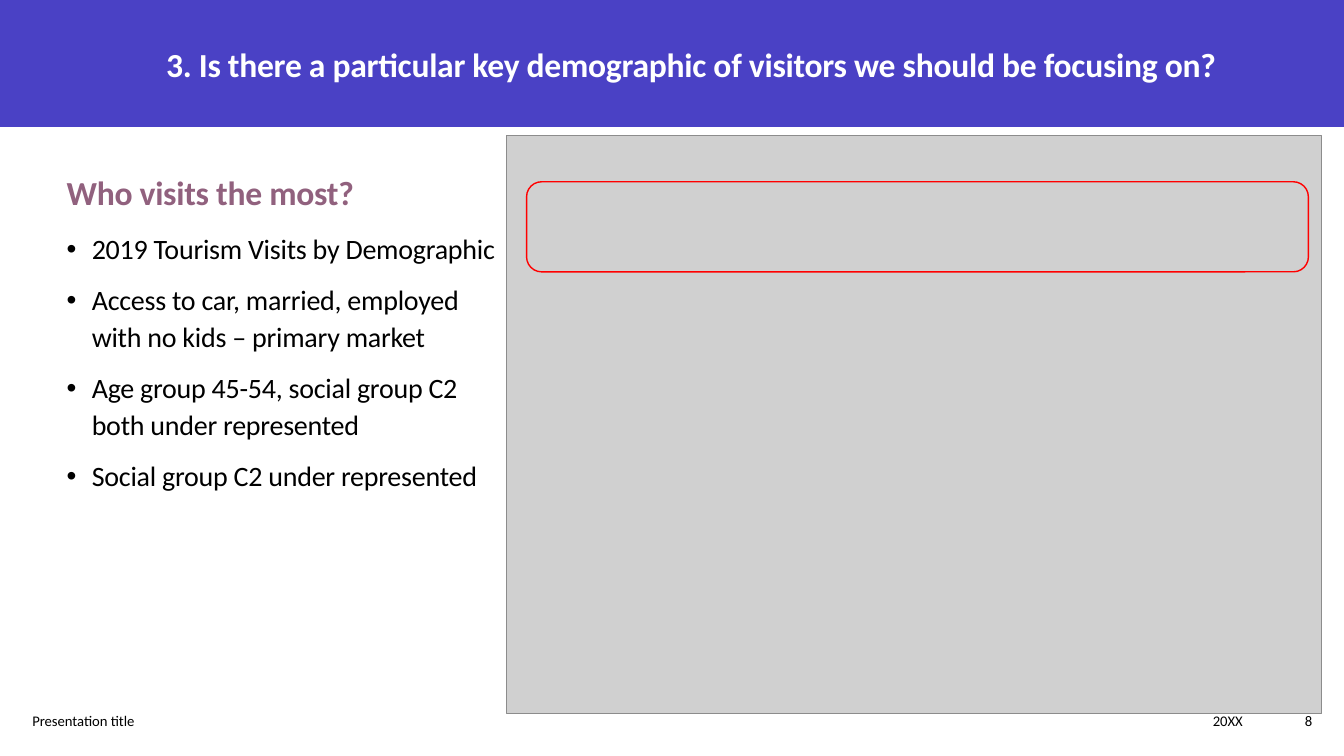
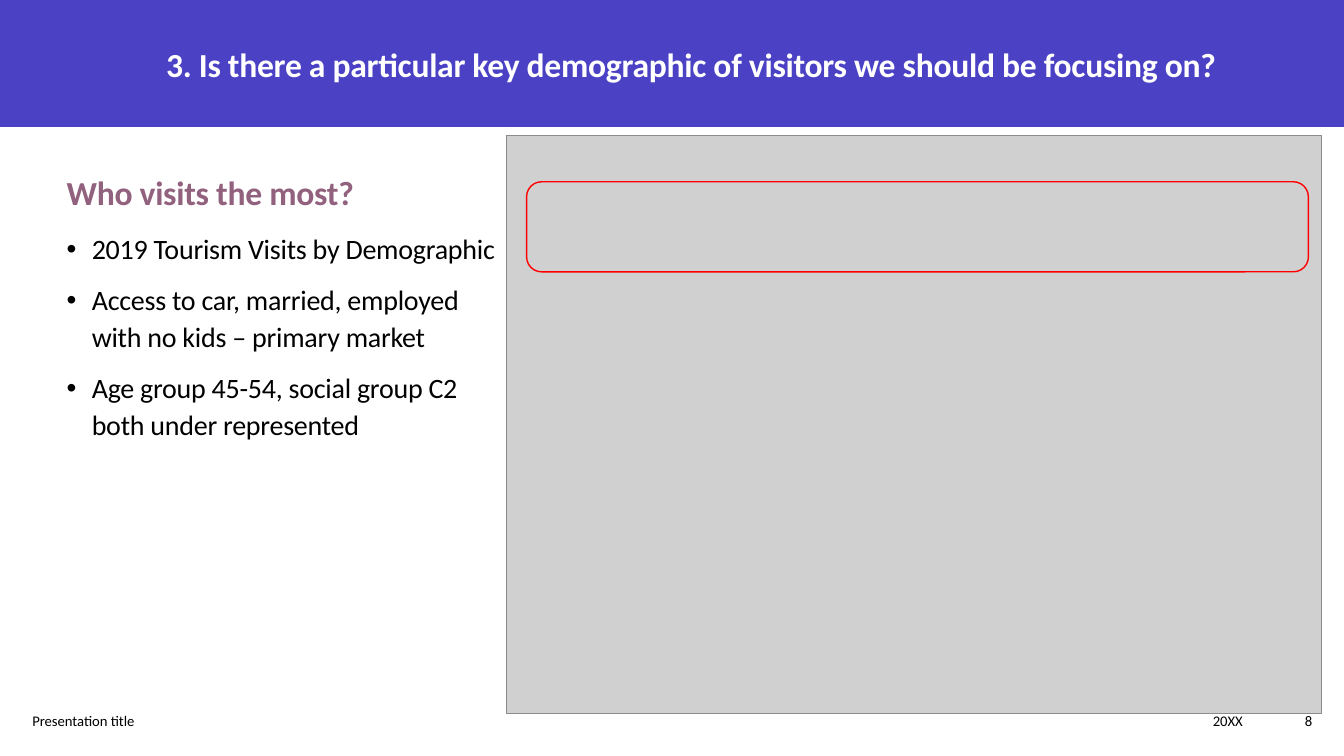
Before and after one commit to neilplenderleith/final_project_visit_scotland, a slide deck: slide 8 of Presentation/final_project_presentation.pptx. Drawn at 1344x756 pixels with LibreOffice and Linux fonts; fonts in the diff are those of the drawing; grey boxes stand for pictures. Boxes give left, top, right and bottom in pixels: in the first picture for what was removed or moved away, otherwise in the second. Text is boxed around its words. In the diff, an @@ line names an element or a change of style, - is before the commit and + after.

```diff
--- a/Presentation/final_project_presentation.pptx
+++ b/Presentation/final_project_presentation.pptx
@@ text at <box>92,466,477,491</box>: paragraph removed @@
-• Social group C2 under represented
```
Also in this commit, not shown: 2 other slides changed, 5 slides added, 2 other files.
